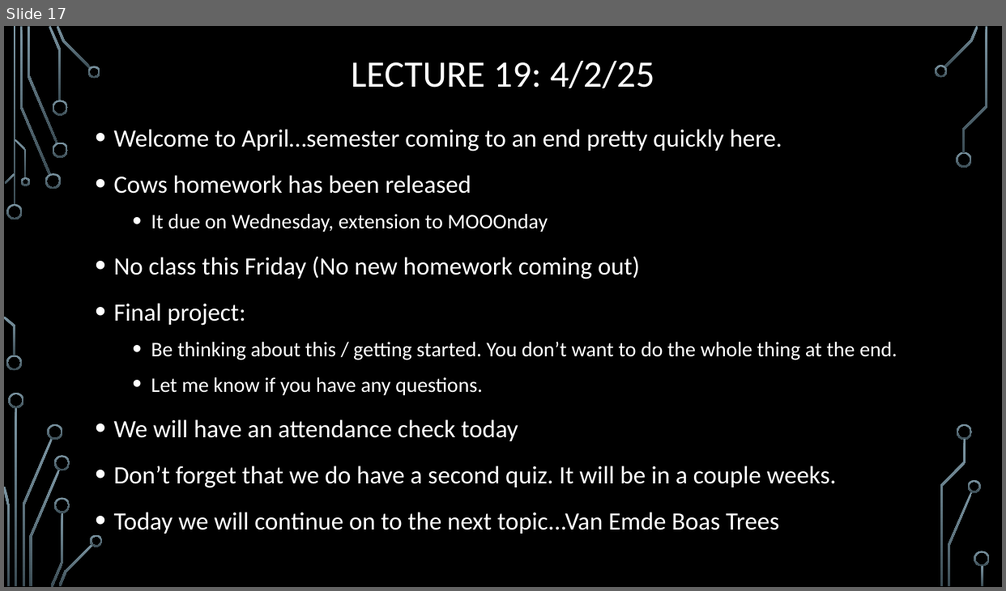
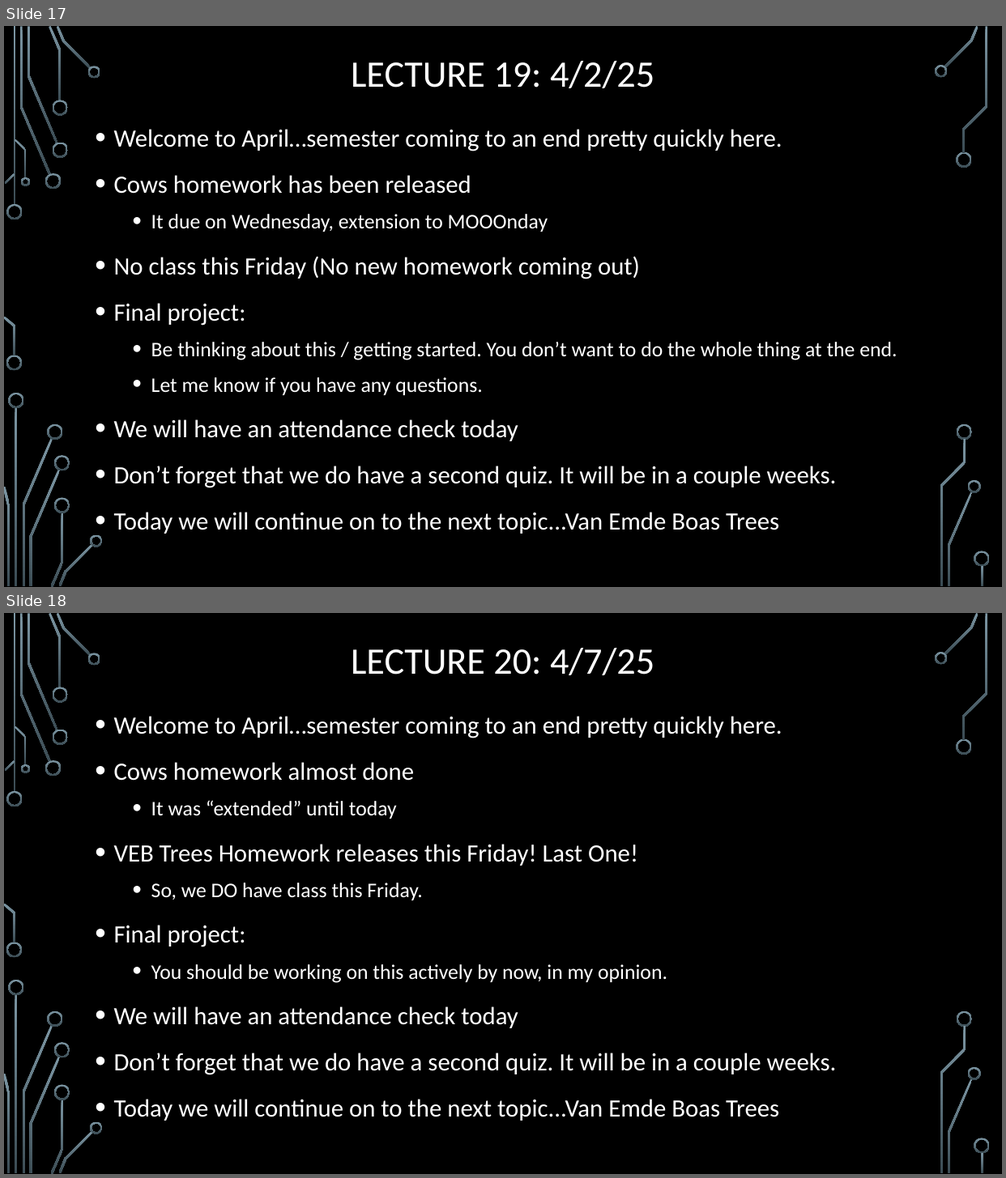
Before and after one commit to janiceeguo/advAlgo, a slide deck: slides/00-DailyAnnouncements.pptx. Shown one above the other, each under a label of ours: slide 17 before the commit, slides 17 and 18 after it. The pictures are 1006x591 and 1006x1178 pixels, drawn with LibreOffice and Linux fonts; fonts in the diff are those of the drawing; background and template pictures are left out. Boxes give left, top, right and bottom in pixels: in the first picture for what was removed or moved away, otherwise in the second. Text is boxed around its words. In the diff, an @@ line names an element or a change of style, - is before the commit and + after.

```diff
--- a/slides/00-DailyAnnouncements.pptx
+++ b/slides/00-DailyAnnouncements.pptx
@@ slide 18 added at [4,613,1002,1174], background picture (left out); not listed: 36 template elements that a slide beside it also shows @@
@@ title added at [351,648,654,675], 36 pt, text #FFFFFF @@
+LECTURE 20: 4/7/25
@@ text added at [114,716,837,1121], 24 pt, text #FFFFFF @@
+• Welcome to April…semester coming to an end pretty quickly here.
+• Cows homework almost done
+  • It was “extended” until today
+• VEB Trees Homework releases this Friday! Last One!
+  • So, we DO have class this Friday.
+• Final project:
+  • You should be working on this actively by now, in my opinion.
+• We will have an attendance check today
+• Don’t forget that we do have a second quiz. It will be in a couple weeks.
+• Today we will continue on to the next topic...Van Emde Boas Trees
```
Also in this commit, not shown: 2 other files.
